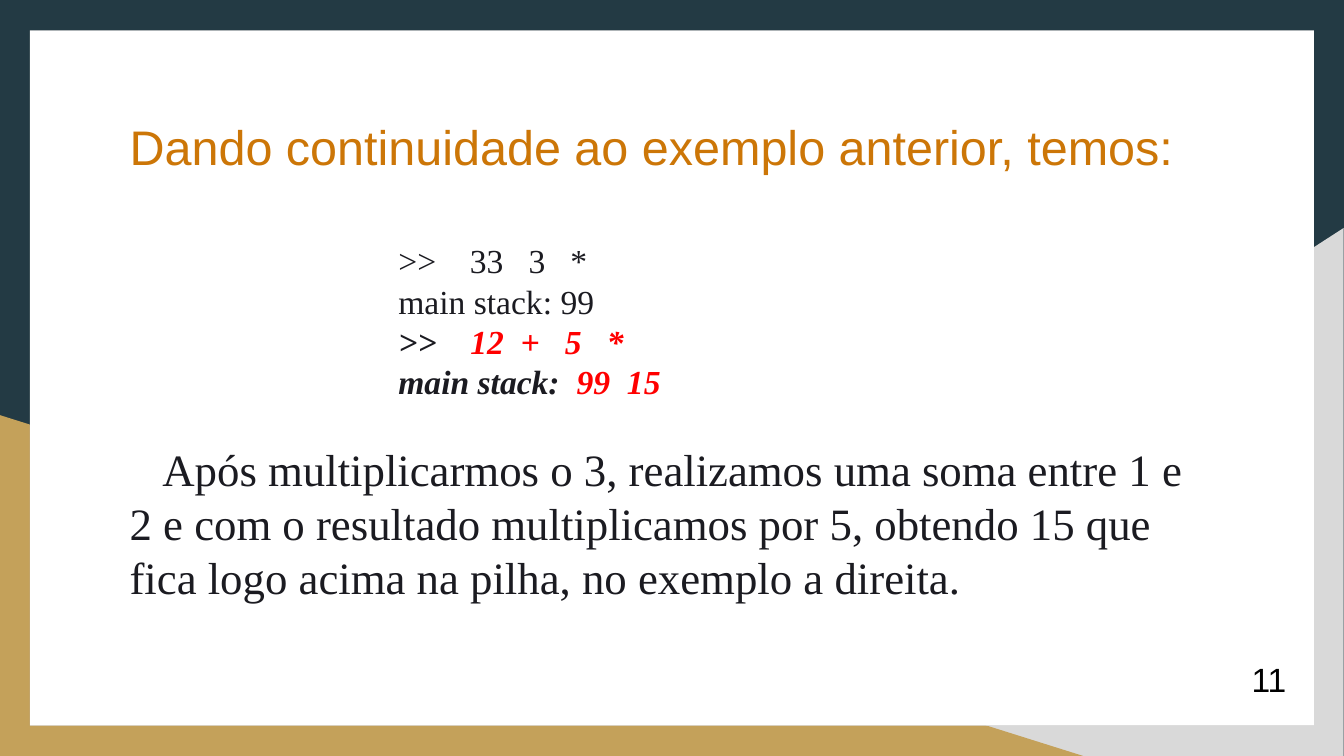
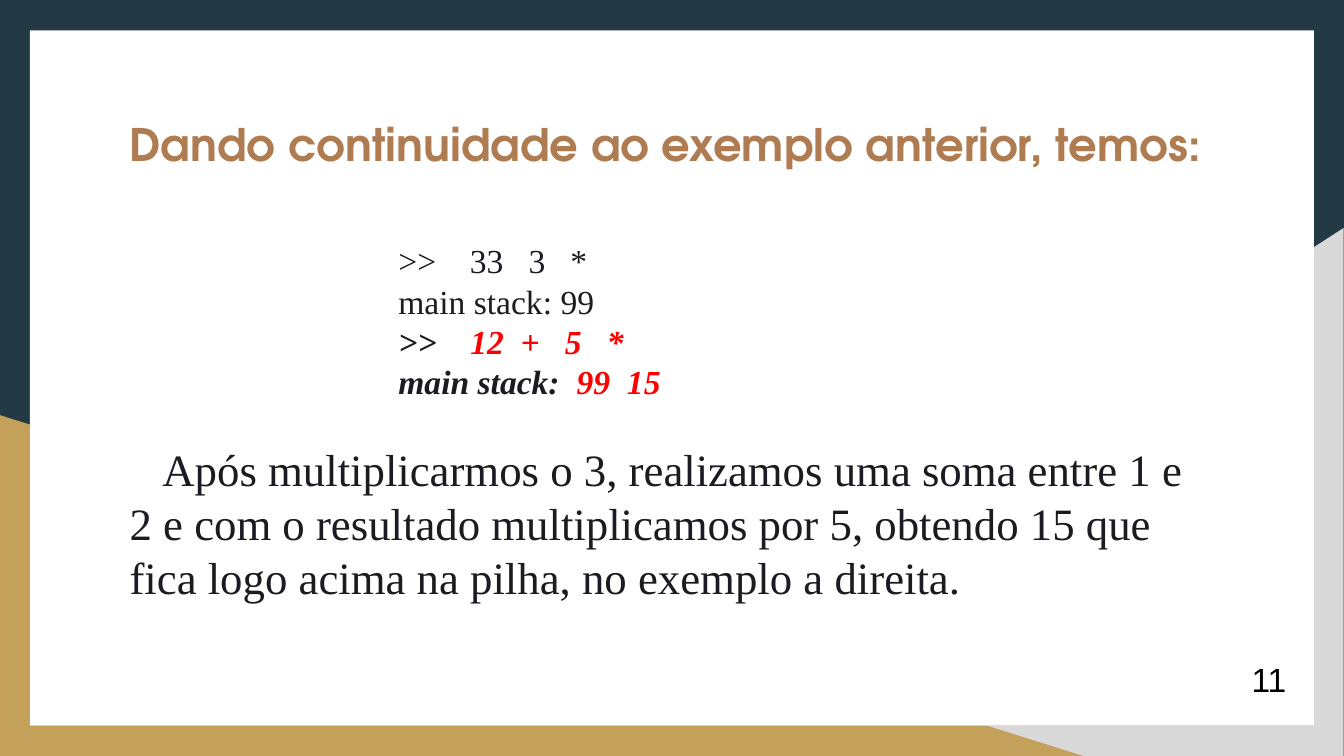
Before and after one commit to wellshiniti/Cat-Joy, a slide deck: slide 10 of PARADIGMA_FUNCIONAL__Linguagens_CAT_e_JOY_2.pptx (slide 11 before the commit). Drawn at 1344x756 pixels with LibreOffice and Linux fonts; fonts in the diff are those of the drawing. Boxes give left, top, right and bottom in pixels: in the first picture for what was removed or moved away, otherwise in the second. Text is boxed around its words. In the diff, an @@ line names an element or a change of style, - is before the commit and + after.

```diff
--- a/PARADIGMA_FUNCIONAL__Linguagens_CAT_e_JOY_2.pptx
+++ b/PARADIGMA_FUNCIONAL__Linguagens_CAT_e_JOY_2.pptx
@@ text "Dando continuidade ao exemplo anterior, ..." at [130,126,1201,170]: size 26 to 24 pt, font Arial to TeX Gyre Adventor, text colour #CC7607 to #AF7B51, bold on @@
```
Also in this commit, not shown: 2 other slides changed, 1 slide removed, 1 other file.
